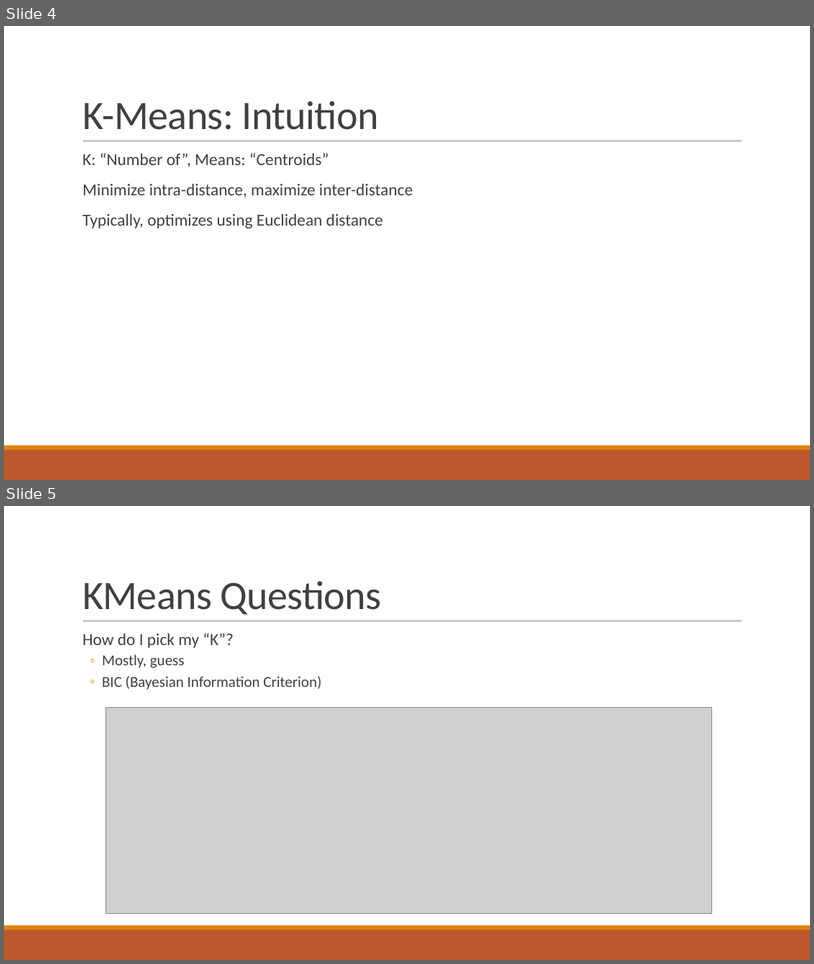
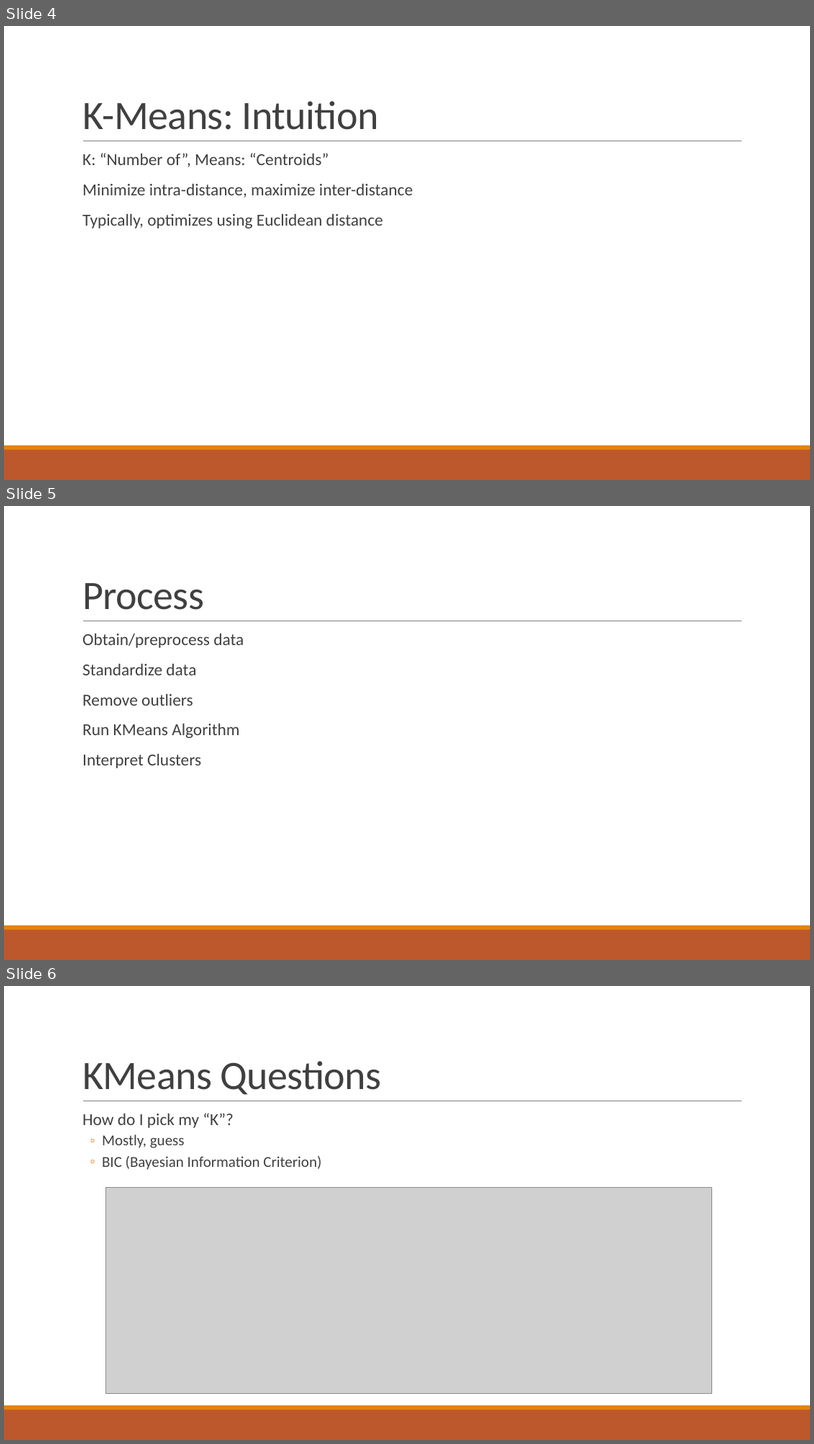
Before and after one commit to acbart/Digital-Education-Reading-Group, a slide deck: meeting-10-14-16/Clustering-Educational-Data-Mining.pptx. Shown one above the other, each under a label of ours: slides 4 and 5 before the commit, slides 4, 5 and 6 after it. The pictures are 814x964 and 814x1444 pixels, drawn with LibreOffice and Linux fonts; fonts in the diff are those of the drawing; grey boxes stand for pictures. Boxes give left, top, right and bottom in pixels: in the first picture for what was removed or moved away, otherwise in the second. Text is boxed around its words. In the diff, an @@ line names an element or a change of style, - is before the commit and + after.

```diff
--- a/meeting-10-14-16/Clustering-Educational-Data-Mining.pptx
+++ b/meeting-10-14-16/Clustering-Educational-Data-Mining.pptx
@@ slide 5 added at [4, 506, 810, 960], background #FFFFFF; not listed: 3 template elements that a slide beside it also shows @@
@@ title added at [82, 583, 204, 610], 48 pt, text #404040 @@
+Process
@@ text added at [82, 633, 244, 768], 20 pt, text #404040 @@
+  Obtain/preprocess data
+  Standardize data
+  Remove outliers
+  Run KMeans Algorithm
+  Interpret Clusters
@@ what was slide 5 is now slide 6 @@
```
Also in this commit, not shown: 1 slide changed.
